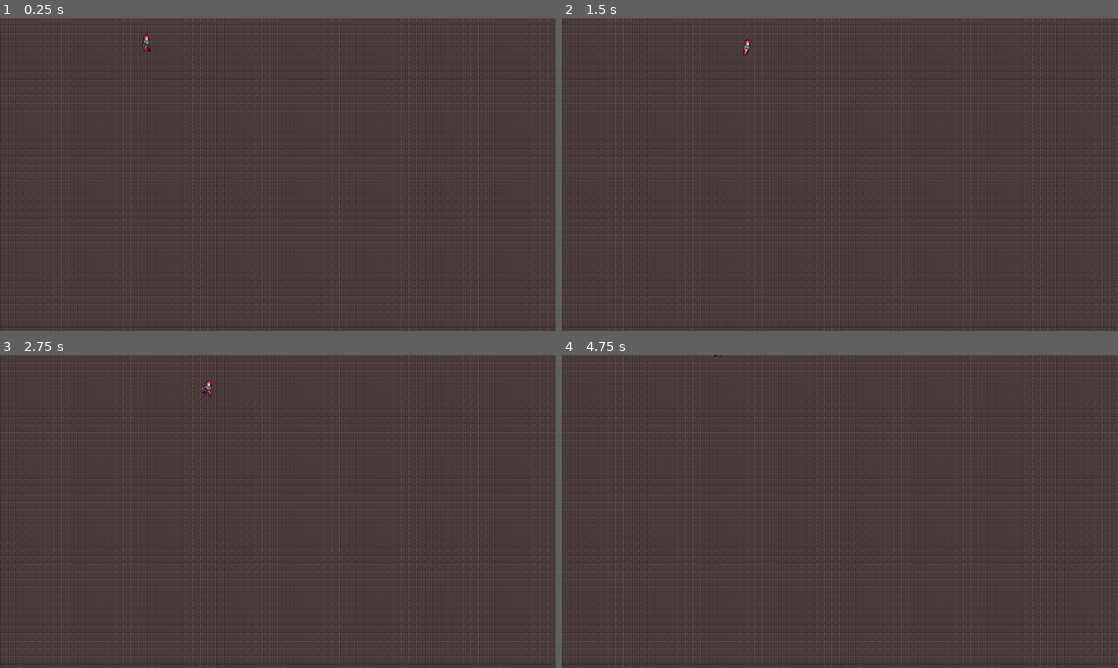
Above: before the commit, frames 1-4 (two rows, left to right).
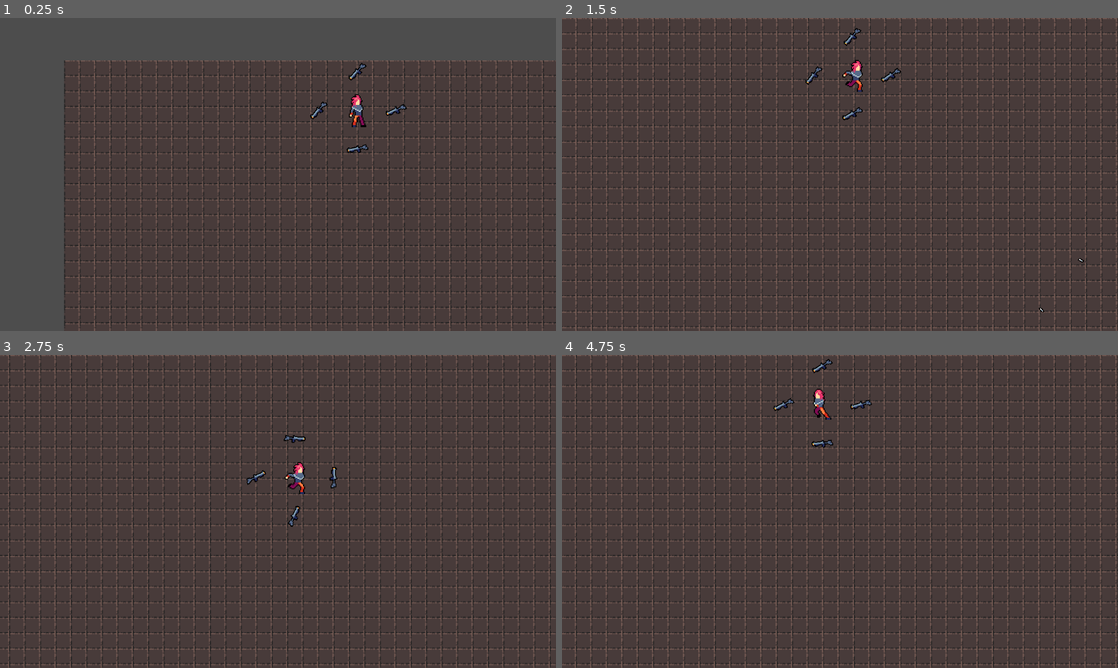
Above: after the commit, the same moments.

Repository: jonckjunior/top-down-prototype
Game: Godot game, scene res://game_master.tscn
Two runs of this game, one before a commit and one after it. Both use one fixed random seed, a clock stepped at 60 frames per second and the inputs below.
Inputs (mouse positions are in pixels of both pictures, inside the frame that each line leads up to):
- Up to frame 1 (0.25 s): no input
- Up to frame 2 (1.5 s): move the mouse to (962, 158) at 0.52 s; hold D (right) 0.53-1.28 s; move the mouse to (728, 190) at 1.27 s; hold S (down) from 1.28 s (still down)
- Up to frame 3 (2.75 s): move the mouse to (333, 442) at 2.02 s; release S (down) at 2.03 s; hold D (right) from 2.03 s (still down)
- Up to frame 4 (4.75 s): move the mouse to (812, 574) at 2.77 s; release D (right) at 2.78 s; hold W (up) 2.78-3.53 s; move the mouse to (1006, 558) at 3.52 s; hold A (left) from 3.53 s (still down); move the mouse to (673, 464) at 4.27 s

The runs differ from the first frame. In frame 1, 19% of the frame differs, in the area x 0-100%, y 0-100%; in frame 2, 18%; in frame 3, 17%; in frame 4, 17%.

Commit message:
adding guns, fixing player move, and adding effect

Diff:
--- /dev/null
+++ b/Guns/Gun_1/gun_1.gd
@@ -0,0 +1,46 @@
+extends Node2D
+
+@onready var sprite = get_node("Sprite2D")
+@onready var bulletMarker = get_node("Sprite2D/BulletMarker")
+@onready var bulletEffectAnimator = get_node("Sprite2D/BulletMarker/BulletEffect/AnimatedSprite2D")
+var owner_node = null
+var cooldown = 1.0
+var baseCooldown = 1.0
+
+# Called when the node enters the scene tree for the first time.
+func _ready():
+	bulletEffectAnimator.visible = false
+	bulletEffectAnimator.connect("animation_finished", _on_animation_finished)
+	pass # Replace with function body.
+
+func create_bullet(delta):
+	if cooldown <= 0:
+		shoot()
+		cooldown = baseCooldown
+	else:
+		cooldown -= delta
+
+# Called every frame. 'delta' is the elapsed time since the previous frame.
+func _process(delta):
+	if abs(rotation) > PI/2:
+		sprite.flip_v = true
+	else:
+		sprite.flip_v = false
+	create_bullet(delta)
+
+func shoot():
+	var bullet = load("res://Guns/bullet_gun_1.tscn").instantiate()
+	owner_node.add_sibling(bullet)
+	bullet.transform = bulletMarker.global_transform
+	create_shoot_animation()
+
+func create_shoot_animation():
+	bulletEffectAnimator.visible = true
+	bulletEffectAnimator.play("bullet_effect")
+
+func _on_animation_finished():
+	bulletEffectAnimator.stop()
+	bulletEffectAnimator.visible = false
+
+func set_owner_node(owner):
+	owner_node = owner
--- /dev/null
+++ b/Guns/Gun_1/gun_1.tscn
@@ -0,0 +1,57 @@
+[gd_scene load_steps=10 format=3 uid="uid://dhaijus7j3of0"]
+
+[ext_resource type="Script" path="res://Guns/Gun_1/gun_1.gd" id="1_ces16"]
+[ext_resource type="Texture2D" uid="uid://cu7gshw4xa4yl" path="res://Guns/Gun_1/Sprite/2_1.png" id="1_thgyt"]
+[ext_resource type="Texture2D" uid="uid://ccuakmv7rdx0t" path="res://Guns/Gun_1/Sprite/Bullet Effect/6_1_1.png" id="3_by4j7"]
+[ext_resource type="Texture2D" uid="uid://6rirs8028u7v" path="res://Guns/Gun_1/Sprite/Bullet Effect/6_1_2.png" id="4_je1ry"]
+[ext_resource type="Texture2D" uid="uid://cetpyi4c0o00p" path="res://Guns/Gun_1/Sprite/Bullet Effect/6_1_3.png" id="5_af0gb"]
+[ext_resource type="Texture2D" uid="uid://bqw5nxwpm3kpw" path="res://Guns/Gun_1/Sprite/Bullet Effect/6_1_4.png" id="6_ibwsw"]
+[ext_resource type="Texture2D" uid="uid://blv6emrglt20u" path="res://Guns/Gun_1/Sprite/Bullet Effect/6_1_5.png" id="7_ybsmd"]
+[ext_resource type="Texture2D" uid="uid://d2212u2lmlybj" path="res://Guns/Gun_1/Sprite/Bullet Effect/6_1_6.png" id="8_eh1f8"]
+
+[sub_resource type="SpriteFrames" id="SpriteFrames_gei8e"]
+animations = [{
+"frames": [{
+"duration": 1.0,
+"texture": ExtResource("3_by4j7")
+}, {
+"duration": 1.0,
+"texture": ExtResource("4_je1ry")
+}, {
+"duration": 1.0,
+"texture": ExtResource("5_af0gb")
+}, {
+"duration": 1.0,
+"texture": ExtResource("6_ibwsw")
+}, {
+"duration": 1.0,
+"texture": ExtResource("7_ybsmd")
+}, {
+"duration": 1.0,
+"texture": ExtResource("8_eh1f8")
+}],
+"loop": false,
+"name": &"bullet_effect",
+"speed": 30.0
+}]
+
+[node name="Gun_1" type="Node2D"]
+position = Vector2(365, 99)
+script = ExtResource("1_ces16")
+
+[node name="Sprite2D" type="Sprite2D" parent="."]
+texture_filter = 1
+texture = ExtResource("1_thgyt")
+
+[node name="BulletMarker" type="Marker2D" parent="Sprite2D"]
+position = Vector2(12, -1)
+
+[node name="BulletEffect" type="Sprite2D" parent="Sprite2D/BulletMarker"]
+position = Vector2(-12, 1)
+
+[node name="AnimatedSprite2D" type="AnimatedSprite2D" parent="Sprite2D/BulletMarker/BulletEffect"]
+position = Vector2(15, -1)
+sprite_frames = SubResource("SpriteFrames_gei8e")
+animation = &"bullet_effect"
+frame = 5
+frame_progress = 1.0
--- /dev/null
+++ b/Guns/bullet_gun_1.gd
@@ -0,0 +1,11 @@
+extends Area2D
+
+const speed = 750
+
+func _physics_process(delta):
+	position += transform.x * speed * delta
+
+func _on_Bullet_body_entered(body):
+	if body.is_in_group("mobs"):
+		body.queue_free()
+	queue_free()
--- /dev/null
+++ b/Guns/bullet_gun_1.tscn
@@ -0,0 +1,17 @@
+[gd_scene load_steps=4 format=3 uid="uid://cknwsjsovi6vx"]
+
+[ext_resource type="Script" path="res://Guns/bullet_gun_1.gd" id="1_cgc3h"]
+[ext_resource type="Texture2D" uid="uid://djsfptbsh1o18" path="res://Guns/Gun_1/Sprite/1.png" id="1_kkq4f"]
+
+[sub_resource type="RectangleShape2D" id="RectangleShape2D_qxtab"]
+size = Vector2(8, 4)
+
+[node name="Bullet_gun_1" type="Area2D"]
+script = ExtResource("1_cgc3h")
+
+[node name="Sprite2D" type="Sprite2D" parent="."]
+texture_filter = 1
+texture = ExtResource("1_kkq4f")
+
+[node name="CollisionShape2D" type="CollisionShape2D" parent="."]
+shape = SubResource("RectangleShape2D_qxtab")
--- a/Player/Script/PlayerScript.gd
+++ b/Player/Script/PlayerScript.gd
@@ -1,11 +1,22 @@
 extends CharacterBody2D
 
-@onready var _animated_sprite = get_node("Sprite2D/AnimatedSprite2D")
+@onready var animationPlayer = get_node("AnimationPlayer")
+@onready var cameraNode = owner.get_node("PlayerCamera")
+@onready var gunPositions = [get_node("GunPosition_0"), get_node("GunPosition_1"), get_node("GunPosition_2"), get_node("GunPosition_3")]
+var playerGuns = []
+var isLookingRight = true
 
 const SPEED = 100
 const ACCELERATION = 500
 const FRICTION = 800
 
+func _ready():
+	createGuns()
+
+func _process(delta):
+	#playerGun.lookAt(get_global_mouse_position())
+	updateCamera()
+	updateGuns()
 
 func _physics_process(delta):
 	var direction = Input.get_vector("left", "right", "up", "down")
@@ -19,15 +30,44 @@
 	#velocity = normalized_direction * SPEED
 
 	handleAnimation()
+	move_and_slide()
 
-	print(move_and_slide())
+func createGuns():
+	for n in range(0, 4):
+		var playerGunRaw = load("res://Guns/Gun_1/gun_1.tscn")
+		playerGuns.append(playerGunRaw.instantiate())
+		playerGuns[n].position = gunPositions[n].position
+		gunPositions[n].add_child(playerGuns[n])
+		playerGuns[n].set_owner_node(self)
 
 
 func handleAnimation():
 	if velocity.x > 0:
-		_animated_sprite.play("running_right")
+		isLookingRight = true
 	elif velocity.x < 0:
-		_animated_sprite.play("running_left")
+		isLookingRight = false
+
+	if velocity != Vector2.ZERO:
+		if isLookingRight:
+			animationPlayer.play("running_right")
+		else:
+			animationPlayer.play("running_left")
 	else:
-		_animated_sprite.play("idle_right")
-	print(_animated_sprite.animation)
+		if isLookingRight:
+			animationPlayer.play("idle_right")
+		else:
+			animationPlayer.play("idle_left")
+
+func updateCamera():
+	cameraNode.position = position
+
+func updateGuns():
+	for n in range(0, 4):
+		var gunToMouse = (get_global_mouse_position() - playerGuns[n].global_position).normalized()
+		var angle = Vector2(0, 0).angle_to_point(gunToMouse)
+		playerGuns[n].rotation = angle
+	#print(playerGun.rotation)
+	#playerGun.rotate(angle)
+	#var playerToMouse = (get_global_mouse_position() - position).normalized()
+	#var distance = 30
+	#gunPosition.global_position = global_position + playerToMouse * distance
--- a/game_master.tscn
+++ b/game_master.tscn
@@ -110,6 +110,33 @@
 "speed": 5.0
 }]
 
+[sub_resource type="Animation" id="Animation_avcf2"]
+length = 0.001
+tracks/0/type = "value"
+tracks/0/imported = false
+tracks/0/enabled = true
+tracks/0/path = NodePath("Sprite2D/AnimatedSprite2D:frame")
+tracks/0/interp = 1
+tracks/0/loop_wrap = true
+tracks/0/keys = {
+"times": PackedFloat32Array(0),
+"transitions": PackedFloat32Array(1),
+"update": 1,
+"values": [0]
+}
+tracks/1/type = "value"
+tracks/1/imported = false
+tracks/1/enabled = true
+tracks/1/path = NodePath("Sprite2D/AnimatedSprite2D:animation")
+tracks/1/interp = 1
+tracks/1/loop_wrap = true
+tracks/1/keys = {
+"times": PackedFloat32Array(0),
+"transitions": PackedFloat32Array(1),
+"update": 1,
+"values": [&"running_left"]
+}
+
 [sub_resource type="Animation" id="Animation_rbuvq"]
 resource_name = "idle_left"
 length = 0.4
@@ -224,33 +251,6 @@
 "transitions": PackedFloat32Array(1),
 "update": 1,
 "values": [&"running_right"]
-}
-
-[sub_resource type="Animation" id="Animation_avcf2"]
-length = 0.001
-tracks/0/type = "value"
-tracks/0/imported = false
-tracks/0/enabled = true
-tracks/0/path = NodePath("Sprite2D/AnimatedSprite2D:frame")
-tracks/0/interp = 1
-tracks/0/loop_wrap = true
-tracks/0/keys = {
-"times": PackedFloat32Array(0),
-"transitions": PackedFloat32Array(1),
-"update": 1,
-"values": [0]
-}
-tracks/1/type = "value"
-tracks/1/imported = false
-tracks/1/enabled = true
-tracks/1/path = NodePath("Sprite2D/AnimatedSprite2D:animation")
-tracks/1/interp = 1
-tracks/1/loop_wrap = true
-tracks/1/keys = {
-"times": PackedFloat32Array(0),
-"transitions": PackedFloat32Array(1),
-"update": 1,
-"values": [&"running_left"]
 }
 
 [sub_resource type="AnimationLibrary" id="AnimationLibrary_v6nas"]
@@ -282,12 +282,34 @@
 animation = &"running_left"
 
 [node name="AnimationPlayer" type="AnimationPlayer" parent="Player"]
-active = false
 libraries = {
 "": SubResource("AnimationLibrary_v6nas")
 }
 
+[node name="GunPosition_0" type="Marker2D" parent="Player"]
+position = Vector2(0, -20)
+
+[node name="GunPosition_1" type="Marker2D" parent="Player"]
+position = Vector2(20, 0)
+
+[node name="GunPosition_2" type="Marker2D" parent="Player"]
+position = Vector2(0, 20)
+
+[node name="GunPosition_3" type="Marker2D" parent="Player"]
+position = Vector2(-20, 0)
+
 [node name="StaticBody2D" type="StaticBody2D" parent="."]
+position = Vector2(122, 95)
 
 [node name="CollisionPolygon2D" type="CollisionPolygon2D" parent="StaticBody2D"]
 polygon = PackedVector2Array(5, -1, 289, 172, 436, 82, 455, 1, 550, 146, 403, 374, 138, 279, 103, 151)
+
+[node name="PlayerCamera" type="Camera2D" parent="."]
+rotation = -0.00144295
+zoom = Vector2(2, 2)
+limit_left = 0
+limit_top = 0
+limit_right = 2000
+limit_bottom = 2000
+limit_smoothed = true
+position_smoothing_enabled = true
Binary file added: Guns/Gun_1/Sprite/1.png
Not shown, added: Guns/Gun_1/Sprite/1.png.import
Binary file added: Guns/Gun_1/Sprite/2_1.png
Not shown, added: Guns/Gun_1/Sprite/2_1.png.import
Binary file added: Guns/Gun_1/Sprite/Bullet Effect/6_1.png
Not shown, added: Guns/Gun_1/Sprite/Bullet Effect/6_1.png.import
Binary file added: Guns/Gun_1/Sprite/Bullet Effect/6_1_1.png
Not shown, added: Guns/Gun_1/Sprite/Bullet Effect/6_1_1.png.import
Binary file added: Guns/Gun_1/Sprite/Bullet Effect/6_1_2.png
Not shown, added: Guns/Gun_1/Sprite/Bullet Effect/6_1_2.png.import
Binary file added: Guns/Gun_1/Sprite/Bullet Effect/6_1_3.png
Not shown, added: Guns/Gun_1/Sprite/Bullet Effect/6_1_3.png.import
(and 6 more such lines)
